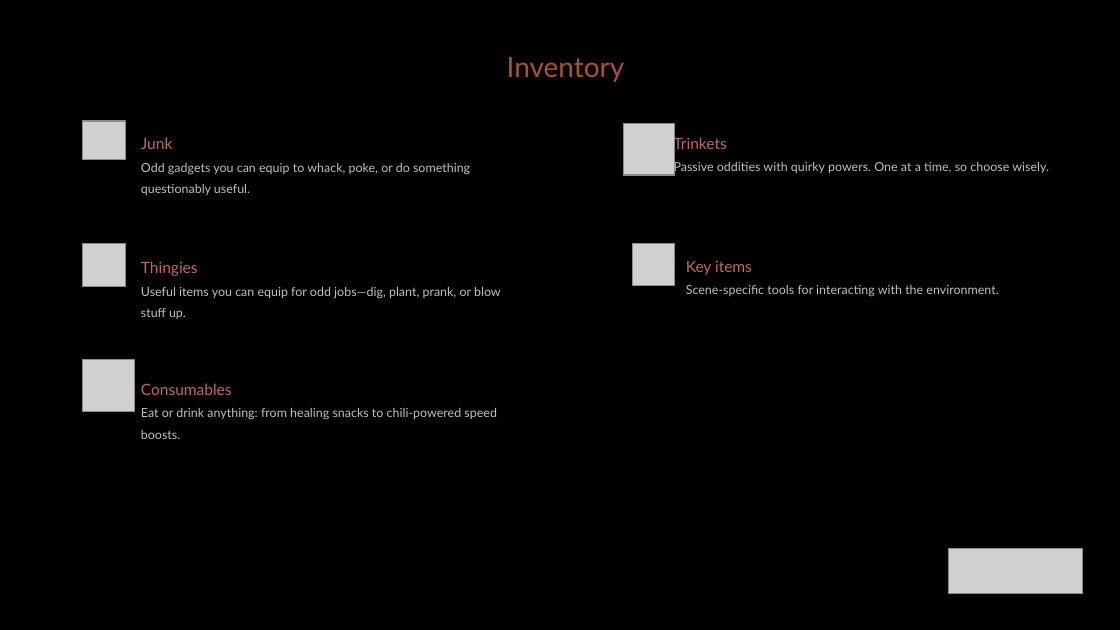
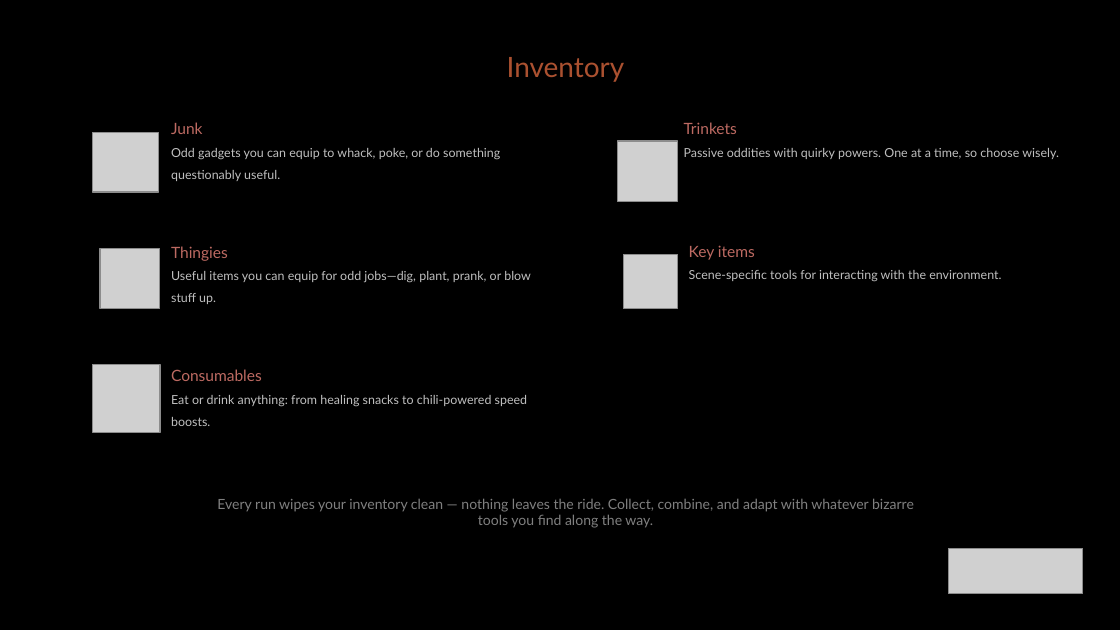
Before and after one commit to diegohcanepa/Remizione, a slide deck: slide 8 of Pitch Deck.pptx. Drawn at 1120x630 pixels with LibreOffice and Linux fonts; fonts in the diff are those of the drawing; grey boxes stand for pictures; background and template pictures are left out. Boxes give left, top, right and bottom in pixels: in the first picture for what was removed or moved away, otherwise in the second. Text is boxed around its words. In the diff, an @@ line names an element or a change of style, - is before the commit and + after.

```diff
--- a/Pitch Deck.pptx
+++ b/Pitch Deck.pptx
@@ text "Junk": place and size @@
-text "Junk" at box(141, 137, 470, 195)
+text "Junk" at box(171, 122, 500, 181)
@@ text "Trinkets": place and size @@
-text "Trinkets" at box(674, 135, 1049, 175)
+text "Trinkets" at box(684, 122, 1059, 159)
@@ picture: place and size @@
-picture at box(83, 121, 125, 160)
+picture at box(93, 132, 159, 192)
@@ picture: place and size @@
-picture at box(624, 123, 675, 175)
+picture at box(617, 141, 678, 202)
@@ text "Thingies": place and size @@
-text "Thingies" at box(141, 261, 501, 319)
+text "Thingies" at box(171, 246, 531, 304)
@@ text "Key items": place and size @@
-text "Key items" at box(686, 260, 998, 297)
+text "Key items" at box(689, 245, 1001, 282)
@@ picture: place and size @@
-picture at box(83, 243, 125, 286)
+picture at box(100, 249, 159, 308)
@@ picture: place and size @@
-picture at box(633, 244, 674, 286)
+picture at box(623, 254, 676, 308)
@@ text "Consumables": place and size @@
-text "Consumables" at box(141, 383, 497, 439)
+text "Consumables" at box(171, 369, 528, 426)
@@ picture: place and size @@
-picture at box(83, 360, 134, 411)
+picture at box(93, 365, 160, 432)
@@ text added at box(217, 498, 914, 528), 9 pt, text #808080 @@
+Every run wipes your inventory clean — nothing leaves the ride. Collect, combine, and adapt with whatever bizarre tools you find along the way.
```
Also in this commit, not shown: 7 other slides changed, 2 slides added, 1 slide removed, 9 other files.
